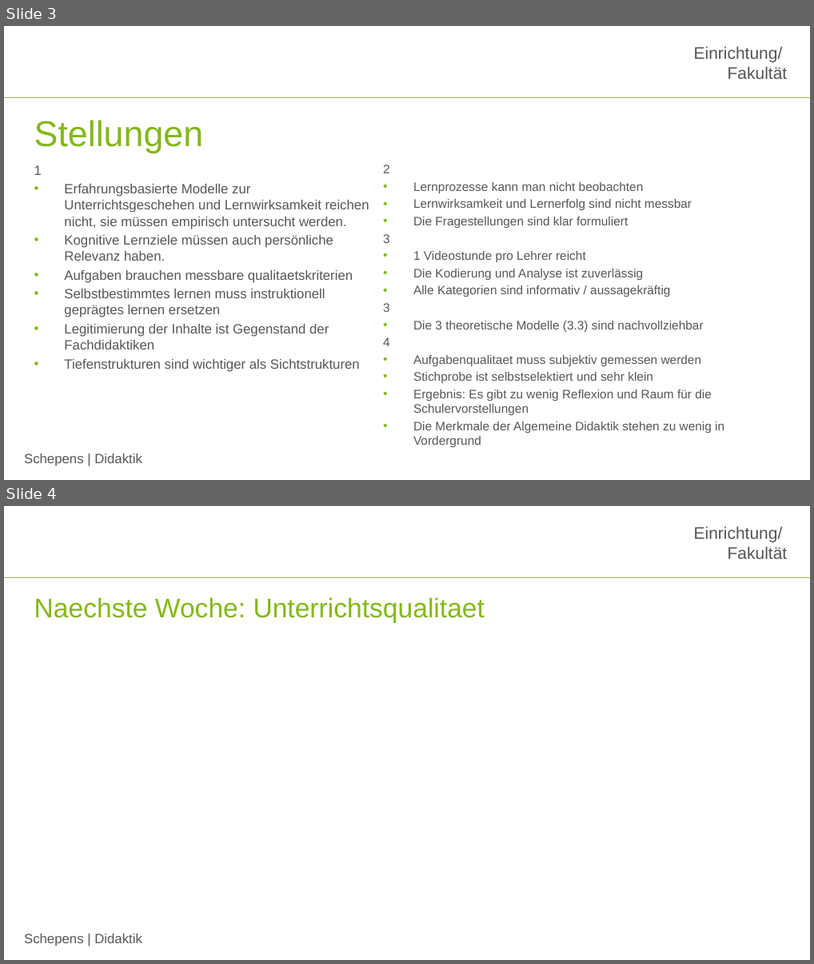
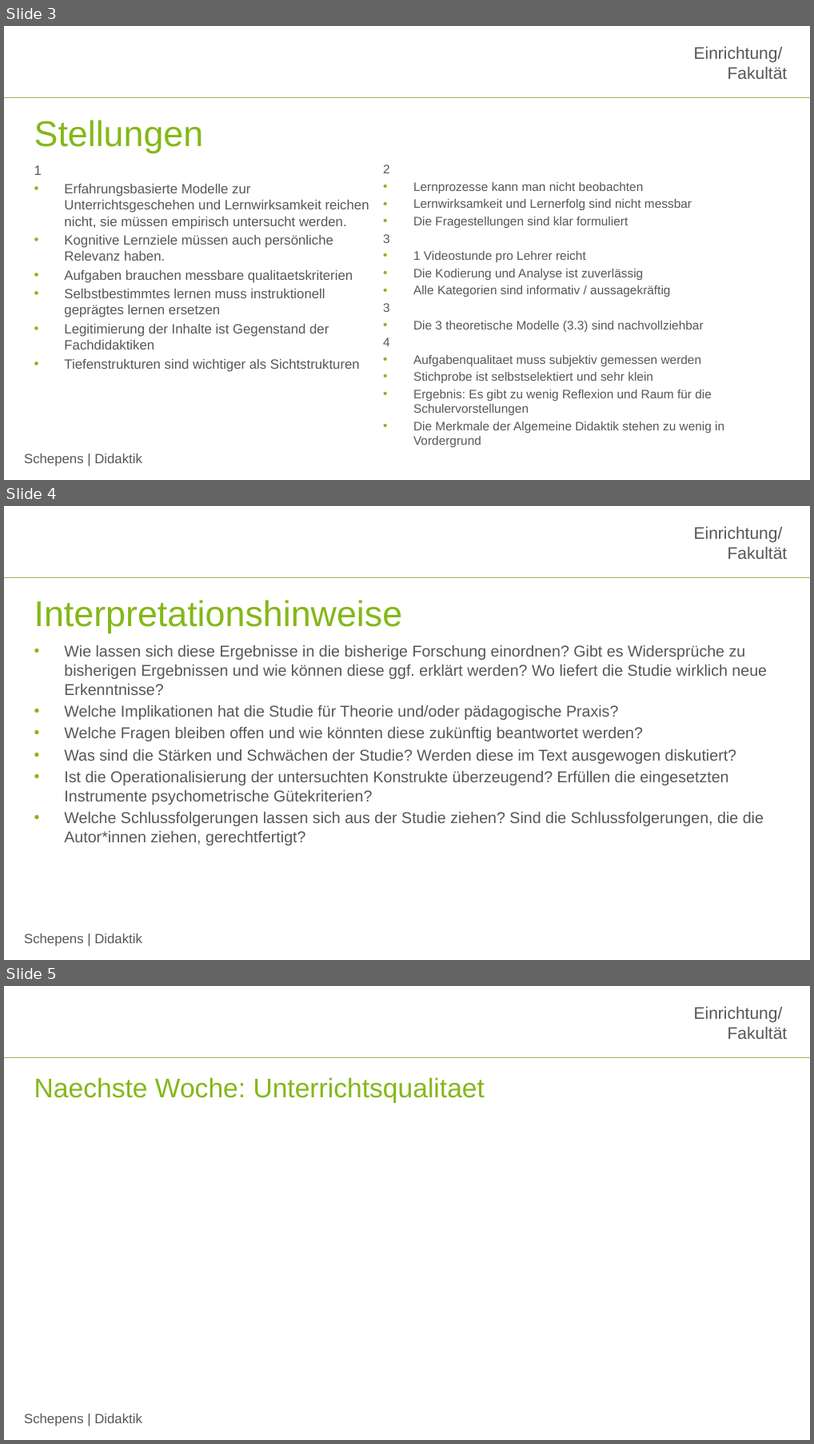
Before and after one commit to jobschepens/didakt22, a slide deck: folien/week13.pptx. Shown one above the other, each under a label of ours: slides 3 and 4 before the commit, slides 3, 4 and 5 after it. The pictures are 814x964 and 814x1444 pixels, drawn with LibreOffice and Linux fonts; fonts in the diff are those of the drawing; background and template pictures are left out. Boxes give left, top, right and bottom in pixels: in the first picture for what was removed or moved away, otherwise in the second. Text is boxed around its words. In the diff, an @@ line names an element or a change of style, - is before the commit and + after.

```diff
--- a/folien/week13.pptx
+++ b/folien/week13.pptx
@@ slide 4 added at [4, 506, 810, 960], background #FFFFFF; not listed: 3 template elements that a slide beside it also shows @@
@@ title added at [34, 600, 403, 633], 32 pt, text #84B818 @@
+Interpretationshinweise
@@ text added at [64, 645, 767, 845], 14 pt, text #565656 @@
+• Wie lassen sich diese Ergebnisse in die bisherige Forschung einordnen? Gibt es Widersprüche zu bisherigen Ergebnissen und wie können diese ggf. erklärt werden? Wo liefert die Studie wirklich neue Erkenntnisse?
+• Welche Implikationen hat die Studie für Theorie und/oder pädagogische Praxis?
+• Welche Fragen bleiben offen und wie könnten diese zukünftig beantwortet werden?
+• Was sind die Stärken und Schwächen der Studie? Werden diese im Text ausgewogen diskutiert?
+• Ist die Operationalisierung der untersuchten Konstrukte überzeugend? Erfüllen die eingesetzten Instrumente psychometrische Gütekriterien?
+• Welche Schlussfolgerungen lassen sich aus der Studie ziehen? Sind die Schlussfolgerungen, die die Autor*innen ziehen, gerechtfertigt?
@@ what was slide 4 is now slide 5 @@
```
Also in this commit, not shown: 1 slide changed, 1 other file.
